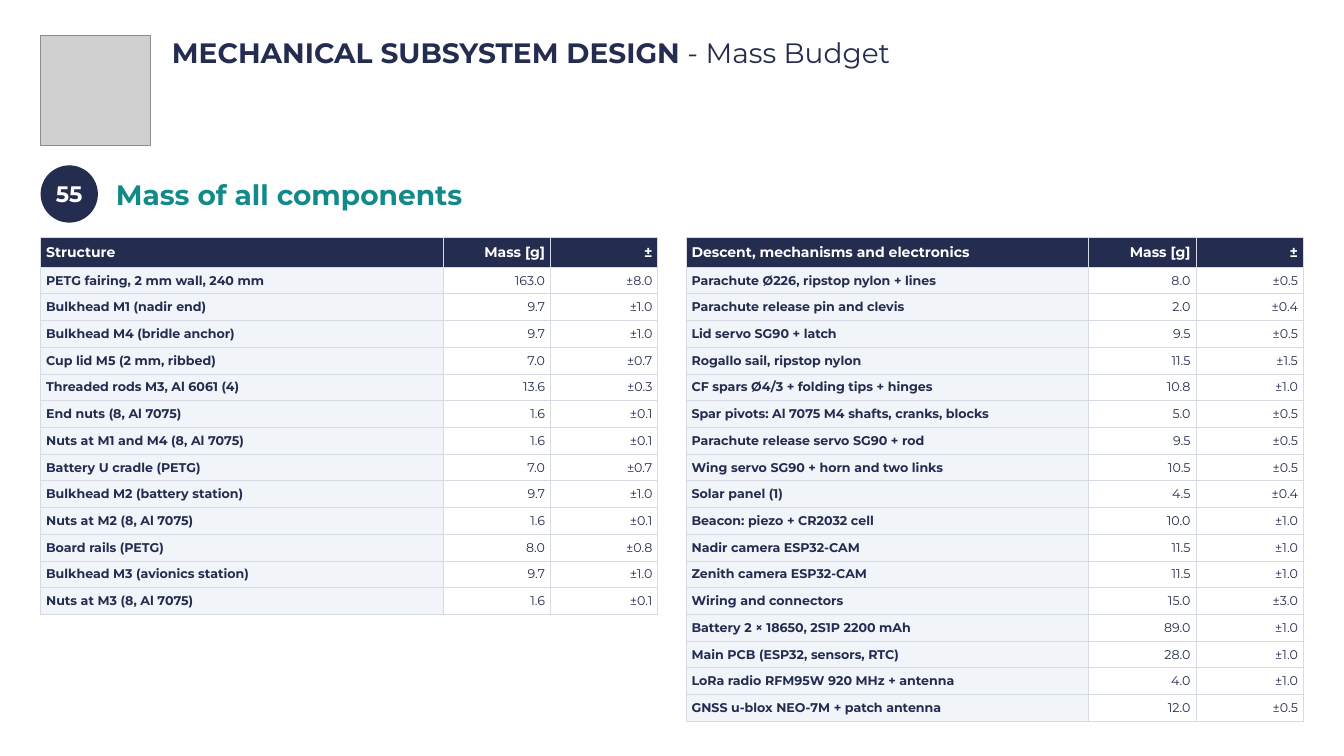
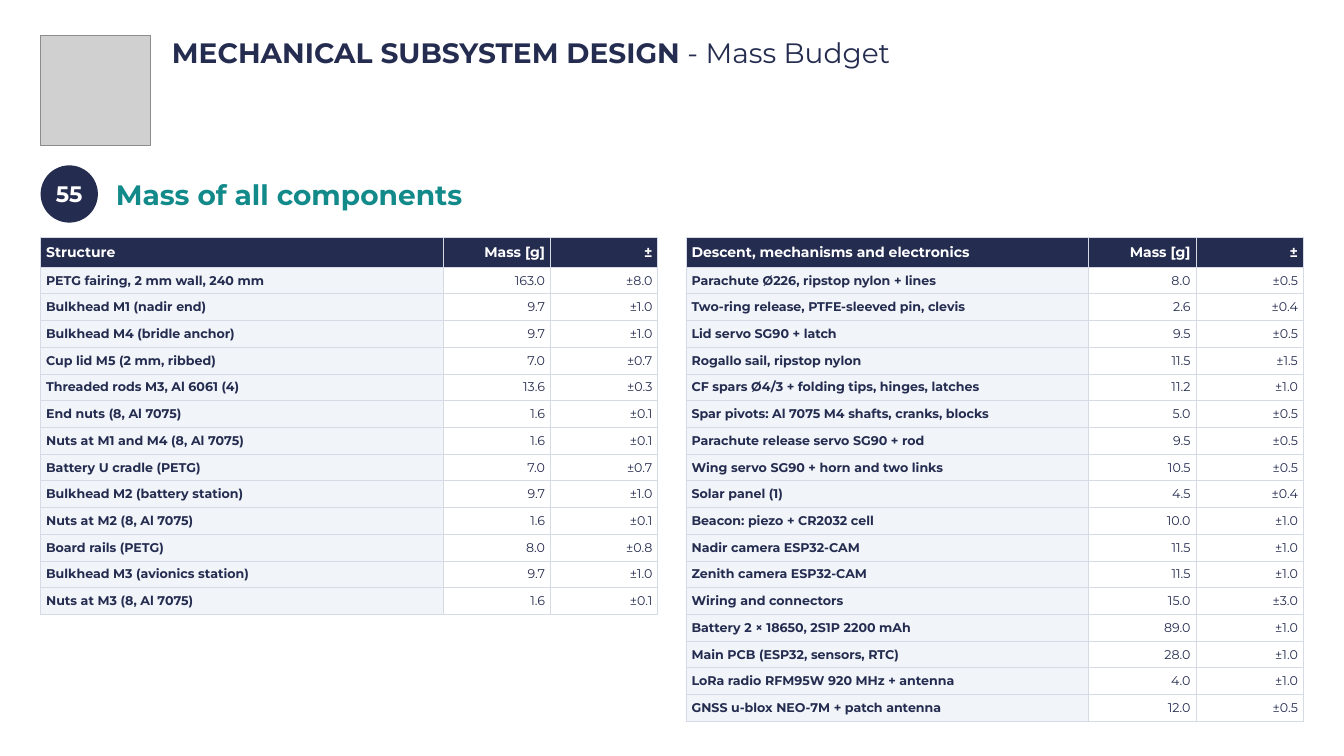
Before and after one commit to Caetano18/proyecto, a slide deck: slide 58 of cansat_pdr/laminas_plantilla/CanSat_PDR_Hermes_V2.pptx. Drawn at 1344x756 pixels with LibreOffice and Linux fonts; fonts in the diff are those of the drawing; grey boxes stand for pictures; background and template pictures are left out. Boxes give left, top, right and bottom in pixels: in the first picture for what was removed or moved away, otherwise in the second. Text is boxed around its words. In the diff, an @@ line names an element or a change of style, - is before the commit and + after.

```diff
--- a/cansat_pdr/laminas_plantilla/CanSat_PDR_Hermes_V2.pptx
+++ b/cansat_pdr/laminas_plantilla/CanSat_PDR_Hermes_V2.pptx
@@ table at (x1=687, y1=237, x2=1303, y2=721) @@
-row 3, column 1: Parachute release pin and clevis
+row 3, column 1: Two-ring release, PTFE-sleeved pin, clevis
-row 3, column 2: 2.0
+row 3, column 2: 2.6
-row 6, column 1: CF spars Ø4/3 + folding tips + hinges
+row 6, column 1: CF spars Ø4/3 + folding tips, hinges, latches
-row 6, column 2: 10.8
+row 6, column 2: 11.2
```
Also in this commit, not shown: 13 other slides changed, 31 other files.
